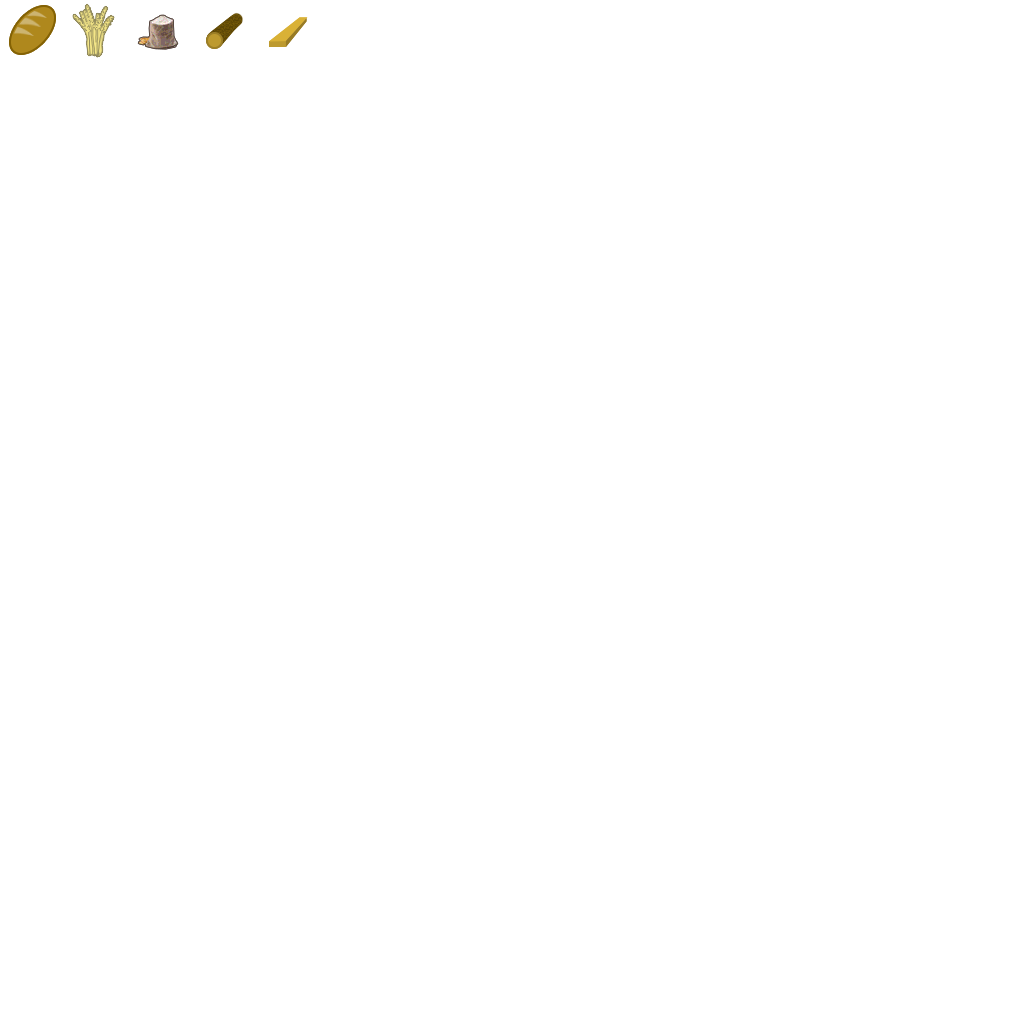
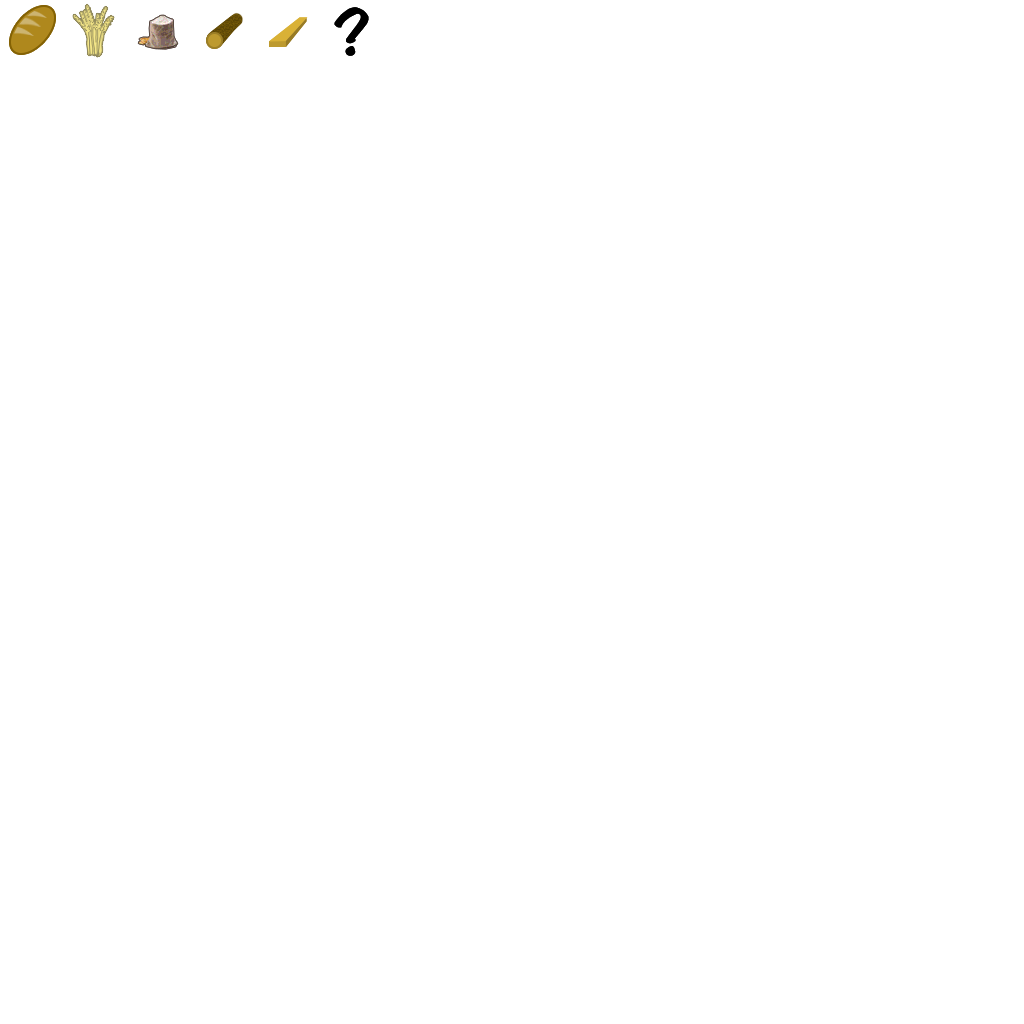
Layer changes from the first 1024×1024 image to the second:
painted on "CtrlAltShiftE" over [334, 7, 369, 56]
added group "1-6" with 1 layers above "1-5" over [334, 7, 369, 56]
added layer "Plank" (1st of 2, in "1-6") in group "1-6" over [334, 7, 369, 56]
